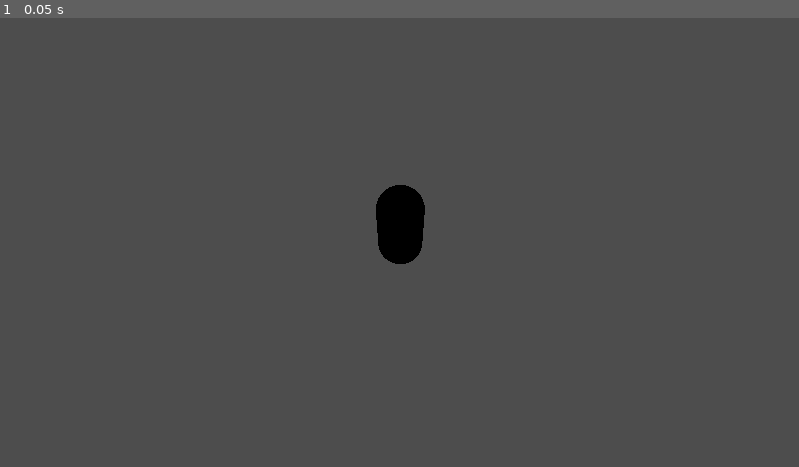
Above: before the commit, frame 1.
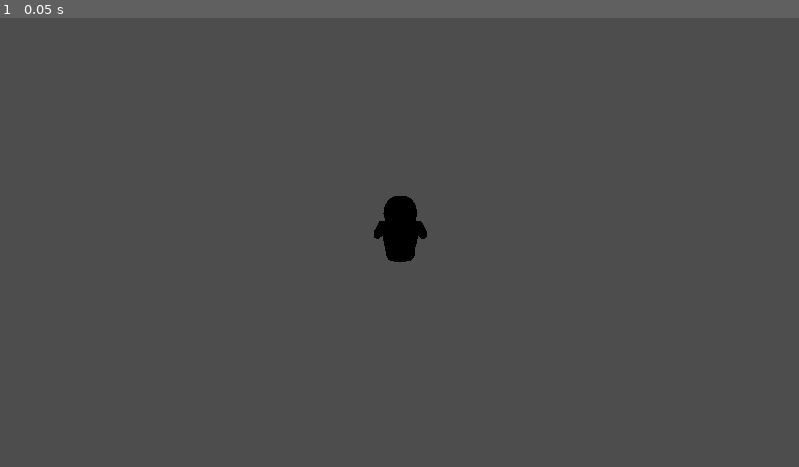
Above: after the commit, the same moment.

Repository: wifi-cmd/godot-4-gooble-galaxy
Game: Godot game, scene res://World.tscn
Two runs of this game, one before a commit and one after it. Both use one fixed random seed, a clock stepped at 60 frames per second and the inputs below.
Inputs:
- Up to frame 1 (0.05 s): no input

The runs differ from the first frame. In frame 1, 0.3% of the frame differs, in the area x 46-54%, y 37-55%.

Commit message:
Added model for gooble and removed old one

Diff:
--- a/gooble.tscn
+++ b/gooble.tscn
@@ -1,20 +1,21 @@
 [gd_scene load_steps=4 format=3 uid="uid://cvgrf6onixlk6"]
 
 [ext_resource type="Script" path="res://gooble.gd" id="1_x7tio"]
+[ext_resource type="ArrayMesh" uid="uid://cpoej3j64rvlg" path="res://Models/GoobleV1.obj" id="2_je8t2"]
 
-[sub_resource type="CapsuleMesh" id="CapsuleMesh_h3u2r"]
-
-[sub_resource type="CapsuleShape3D" id="CapsuleShape3D_bqnsc"]
+[sub_resource type="CapsuleShape3D" id="CapsuleShape3D_swsci"]
 
 [node name="Gooble" type="CharacterBody3D"]
 script = ExtResource("1_x7tio")
 
 [node name="MeshInstance3D" type="MeshInstance3D" parent="."]
-mesh = SubResource("CapsuleMesh_h3u2r")
-
-[node name="CollisionShape3D" type="CollisionShape3D" parent="."]
-shape = SubResource("CapsuleShape3D_bqnsc")
+transform = Transform3D(-0.5, 0, -4.37114e-08, 0, 0.5, 0, 4.37114e-08, 0, -0.5, 0, -0.930401, 0)
+mesh = ExtResource("2_je8t2")
 
 [node name="Camera3D" type="Camera3D" parent="."]
 transform = Transform3D(1, 0, 0, 0, 0.665361, 0.746522, 0, -0.746522, 0.665361, -0.0174177, 5.03767, 4.94301)
 fov = 68.9859
+
+[node name="CollisionShape3D" type="CollisionShape3D" parent="."]
+transform = Transform3D(1, 0, 0, 0, 1, 0, 0, 0, 1, 0, -0.0300493, 0)
+shape = SubResource("CapsuleShape3D_swsci")
--- a/project.godot
+++ b/project.godot
@@ -15,6 +15,10 @@
 config/features=PackedStringArray("4.2", "Forward Plus")
 config/icon="res://icon.svg"
 
+[filesystem]
+
+import/fbx/enabled=false
+
 [rendering]
 
 textures/canvas_textures/default_texture_filter=0
Not shown, added: Models/GoobleV1.mtl
Not shown, added: Models/GoobleV1.obj
Not shown, added: Models/GoobleV1.obj.import
Not shown, added: Blender Saves/GoobleV1.blend
Not shown, removed: Blender Saves/UnfinishedGooble.blend
